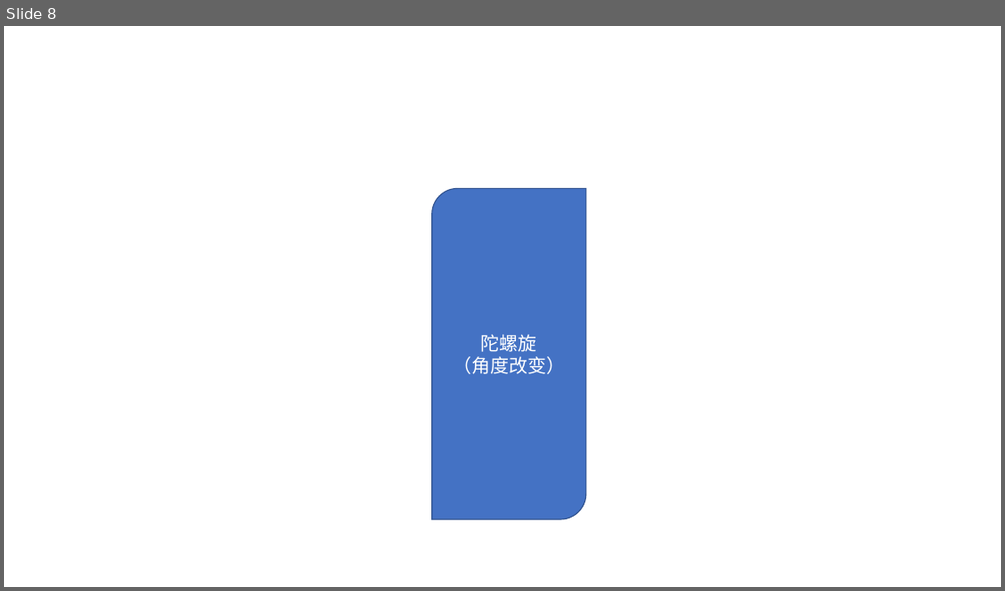
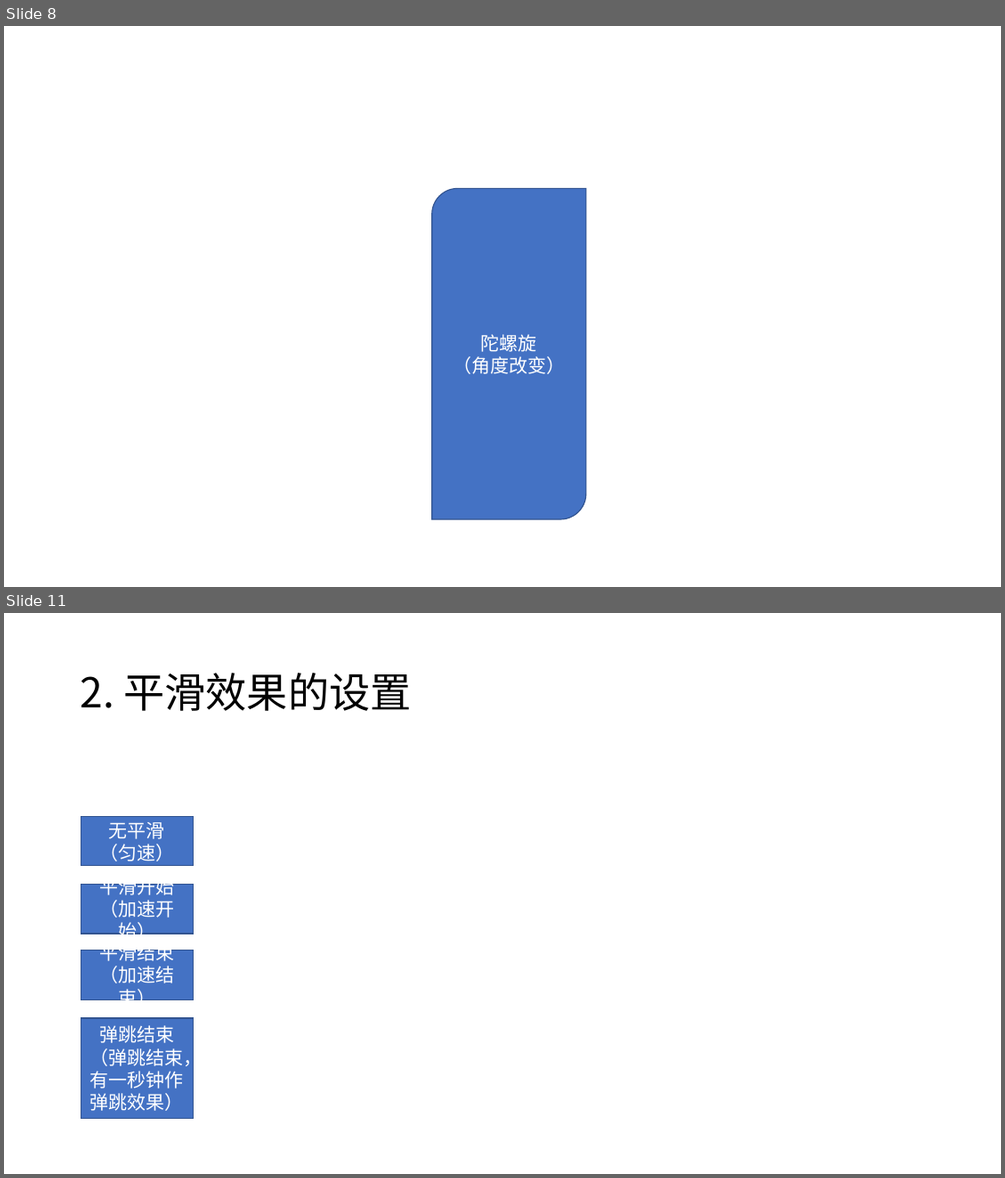
Before and after one commit to Canhui/PPT_Animation_Samples, a slide deck: PPT-Animation-Samples (Part 2).pptx. Shown one above the other, each under a label of ours: slide 8 before the commit, slides 8 and 11 after it; the slides between them are not shown. The pictures are 1005x591 and 1005x1178 pixels, drawn with LibreOffice and Linux fonts; fonts in the diff are those of the drawing. Boxes give left, top, right and bottom in pixels: in the first picture for what was removed or moved away, otherwise in the second. Text is boxed around its words. In the diff, an @@ line names an element or a change of style, - is before the commit and + after.

```diff
--- a/PPT-Animation-Samples (Part 2).pptx
+++ b/PPT-Animation-Samples (Part 2).pptx
@@ slide 11 added at (4, 613, 1001, 1174), background #FFFFFF @@
@@ title added at (80, 673, 411, 711), 39.6 pt, text #000000 @@
+2. 平滑效果的设置
@@ rectangle added at (81, 817, 193, 866), fill #4472C4, outline #325491 1 pt, 18 pt, text #FFFFFF @@
+无平滑
+（匀速）
@@ rectangle added at (81, 884, 193, 933), fill #4472C4, outline #325491 1 pt, 18 pt, text #FFFFFF @@
+平滑开始（加速开始）
@@ rectangle added at (81, 950, 193, 999), fill #4472C4, outline #325491 1 pt, 18 pt, text #FFFFFF @@
+平滑结束（加速结束）
@@ rectangle added at (81, 1018, 193, 1119), fill #4472C4, outline #325491 1 pt, 18 pt, text #FFFFFF @@
+弹跳结束
+（弹跳结束，有一秒钟作弹跳效果）
```
Also in this commit, not shown: 1 slide changed, 4 other slides added, 1 slide removed.
